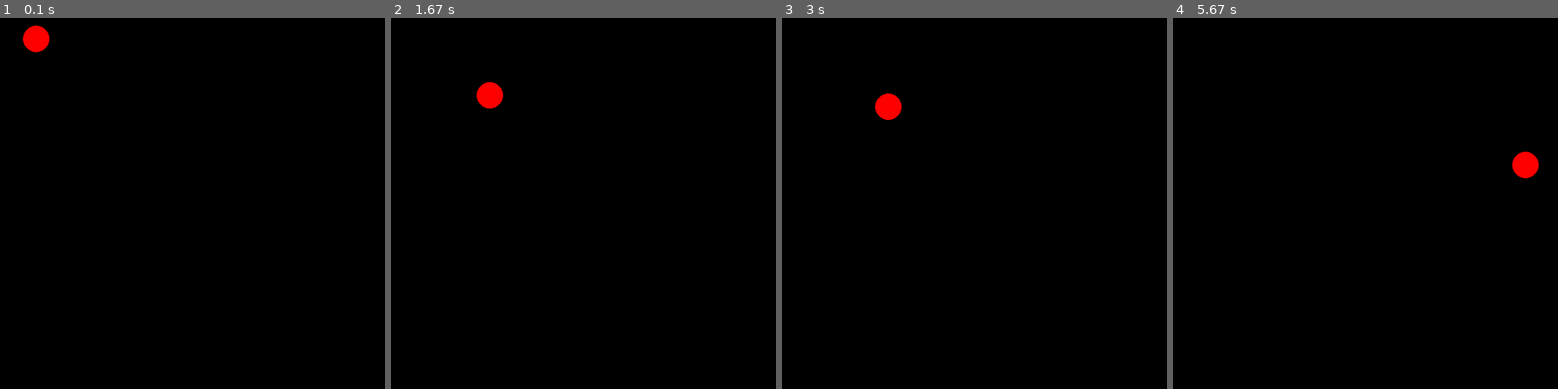
Above: before the commit, frames 1-4 (left to right).
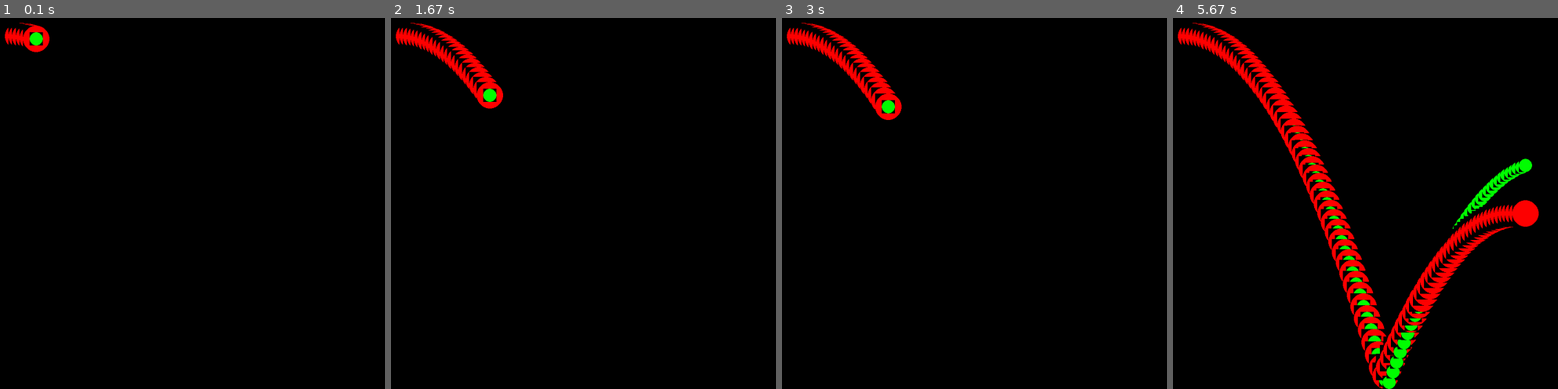
Above: after the commit, the same moments.

Repository: MestreLion/rainballs
Game: pygame game, started from rainballs.py
Two runs of this game, one before a commit and one after it. Both use one fixed random seed, a clock stepped at 60 frames per second and the inputs below. The source is Python 2; it was converted automatically to run under Python 3.
Inputs:
- Up to frame 1 (0.1 s): no input
- Up to frame 2 (1.67 s): tap Space at 0.33, 0.73, 1.03, 1.23 s
- Up to frame 3 (3 s): tap Space at 1.77, 2.32 s
- Up to frame 4 (5.67 s): tap Space at 3.07, 4.95, 5.25, 5.38 s; tap Enter at 3.88 s

The runs differ from the first frame. In frame 1, 0.3% of the frame differs, in the area x 1-12%, y 1-8%; in frame 2, 1.5%; in frame 3, 1.7%; in frame 4, 10%, in the area x 1-96%, y 1-100%.

Commit message:
add elasticity to balls

Diff:
--- a/rainballs.py
+++ b/rainballs.py
@@ -31,7 +31,7 @@
 FULLSCREEN = False
 DEBUG = False
 AUTOPLAY = True
-TRACE = False
+TRACE = True
 
 
 # Colors
@@ -64,6 +64,7 @@
 radius = 30
 pos = [50, 800]
 vel = [500, 0]
+elast = (1, 0.7)
 
 
 # Some singletons
@@ -84,7 +85,8 @@
 
 
 class Ball(pygame.sprite.Sprite):
-    def __init__(self, color=WHITE, radius=10, position=[], velocity=[], density=1):
+    def __init__(self, color=WHITE, radius=10, position=[], velocity=[], density=1,
+                 elasticity=(1,1)):
         super(Ball, self).__init__()
 
         # Basic properties
@@ -93,6 +95,7 @@
         self.position = list(position) or [0, 0]
         self.velocity = list(velocity) or [0, 0]
         self.density = density
+        self.elasticity = elasticity
 
         # Derived properties
         self.area = self.radius * math.pi**2
@@ -127,7 +130,7 @@
         def bounce():
             self.printdata("before bounce")
             # Reflect velocity prior to collision, dampered
-            self.velocity[i] = v * -DAMPING[i]
+            self.velocity[i] = -v * min(self.elasticity[i], DAMPING[i])
             # set to zero when low enough
             if abs(self.velocity[i]) < EPSILON_V:
                 self.velocity[i] = 0
@@ -200,8 +203,8 @@
     background.fill(BG_COLOR)
     screen.blit(background, (0,0))
 
-    ball = Ball(RED, radius, pos, vel)
-    balls = pygame.sprite.Group(ball)
+    balls = pygame.sprite.Group(Ball(RED, radius, pos, vel, elasticity=elast),
+                                Ball(GREEN, radius/2, pos, vel))
 
     # -------- Main Game Loop -----------
     trace = TRACE
